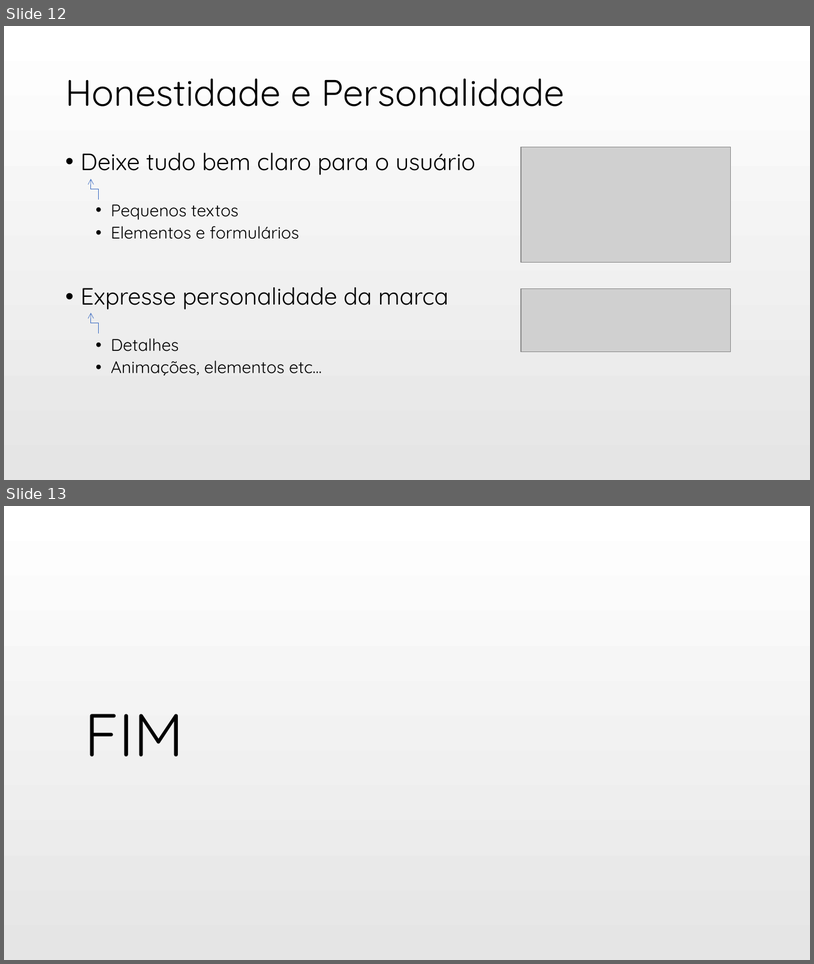
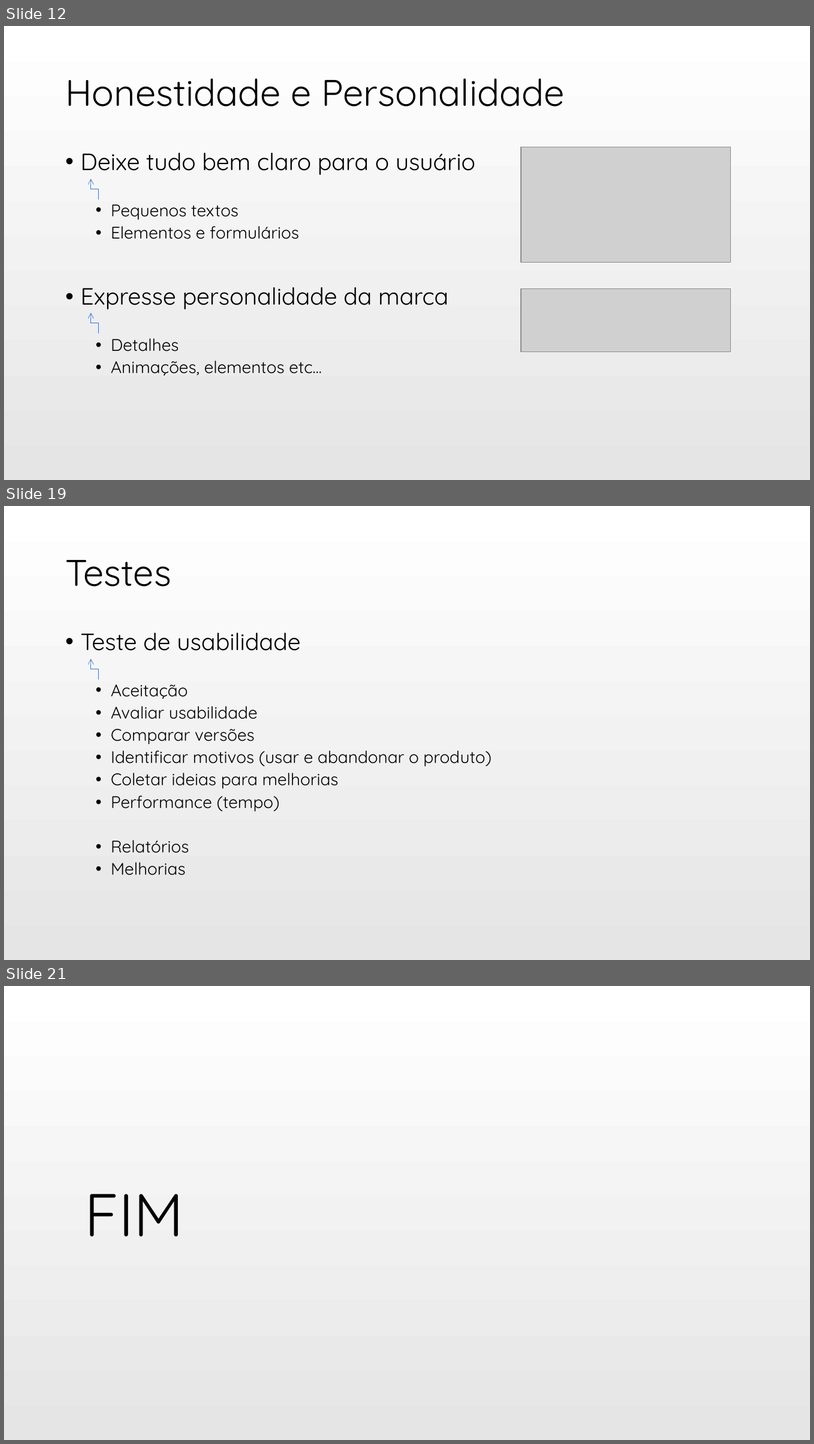
Before and after one commit to q-box/q-box.github.io, a slide deck: ux/Slide UX Design 02.pptx. Shown one above the other, each under a label of ours: slides 12 and 13 before the commit, slides 12, 19 and 21 after it; the slides between them are not shown. The pictures are 814x964 and 814x1444 pixels, drawn with LibreOffice and Linux fonts; fonts in the diff are those of the drawing; grey boxes stand for pictures. Boxes give left, top, right and bottom in pixels: in the first picture for what was removed or moved away, otherwise in the second. Text is boxed around its words. In the diff, an @@ line names an element or a change of style, - is before the commit and + after.

```diff
--- a/ux/Slide UX Design 02.pptx
+++ b/ux/Slide UX Design 02.pptx
@@ slide 19 added at [4, 506, 810, 960], background gradient #FFFFFF to #E5E5E5 @@
@@ title added at [65, 560, 171, 586], 44 pt, text #000000 @@
+Testes
@@ text added at [81, 633, 492, 875], 20 pt, text #000000 @@
+• Teste de usabilidade
+  • Aceitação
+  • Avaliar usabilidade
+  • Comparar versões
+  • Identificar motivos (usar e abandonar o produto)
+  • Coletar ideias para melhorias
+  • Performance (tempo)
+  • Relatórios
+  • Melhorias
@@ elbow arrow added from (98, 679) to (91, 658), #4472C4 0.5 pt @@
@@ what was slide 13 is now slide 21 @@
```
Also in this commit, not shown: 1 slide changed, 7 other slides added.
